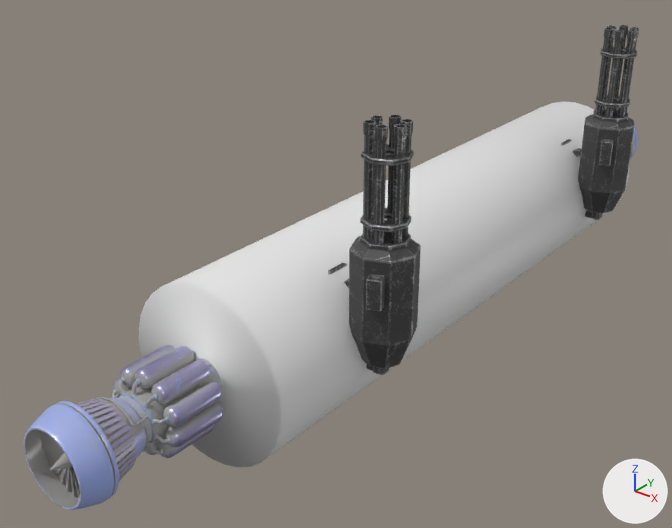
Two versions of the FBX model Assets/_Project/Models/PlayerShip.fbx, one commit apart.
Both versions are drawn from a camera (50 mm lens) standing at (5.91, -9.32, 5.04) and looking at (-0.62, -1.16, -0.01). The lights are fixed; the arrows at lower right show +X, +Y and +Z. Where no turn or scale is listed for an object, it has been applied to the vertices. Vertices at the same position are counted once.

Names of what the first picture shows: 'Cylinder', 'Cylinder.001', 'Cylinder.003', 'Ship Body.001', 'barrels.001', 'barrels.002', 'mg_arm.001', 'mg_arm.002', 'mg_barrels_sup.001', 'mg_barrels_sup.002', 'mg_base.001', 'mg_body.001', 'mg_body.002'.
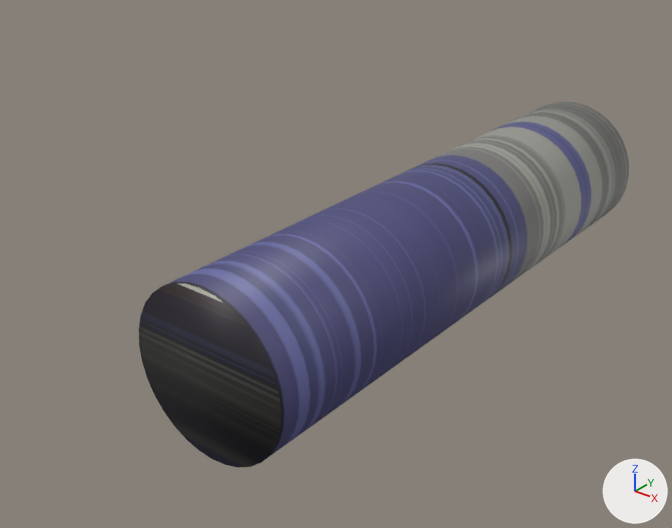
The newer file is also rescaled (x5.0), turned or shifted as a whole; pictures and numbers use the older file's frame.

The change, as JSON lines over the scene's bpy script:
```json
{"op": "add", "block": "img_panel_4_diffuse_jpg", "code": ["img_panel_4_diffuse_jpg = load_image('panel-4-diffuse.jpg', 'Textures and Materials/AlienHull2/panel-4-diffuse.jpg', 2048, 2048, 'sRGB')"]}
{"op": "add", "block": "mat_hullmetal", "code": ["mat_hullmetal = bpy.data.materials.new('HullMetal')", "# uses the picture img_panel_4_diffuse_jpg"]}
{"block": "me_cylinder_017", "where": "me_cylinder_017.from_pydata(...)  # 64 vertices, 34 faces; spans x -1.0..1.0, y -4.0..4.0, z -1.0..1.0"}
{"block": "me_cylinder_017", "where": "# used by ob_ship_body_001; location = (0.0, 0.0, 0.0)"}
{"op": "remove", "block": "me_cylinder_017", "code": "me_cylinder_017.materials.append(mat_procedural_scifi_alien_metal_green)  # white #e7e7e7"}
{"block": "me_cylinder_017", "change": "me_cylinder_017 part 1: its shading normals changed"}
{"op": "add", "block": "me_cylinder_017", "code": "me_cylinder_017.materials.append(mat_hullmetal)"}
{"op": "remove", "block": "ob_cylinder_003", "code": ["ob_cylinder_003 = bpy.data.objects.new('Cylinder.003', me_cylinder)", "ob_cylinder_003.parent = ob_right_engine", "ob_cylinder_003.location = (0.0, -0.387, 0.49)"]}
{"op": "remove", "block": "ob_mg_body_002", "code": ["ob_mg_body_002 = bpy.data.objects.new('mg_body.002', me_cylinder_010)", "ob_mg_body_002.location = (1.14, 2.6, 1.34)"]}
{"op": "remove", "block": "ob_mg_arm_001", "code": ["ob_mg_arm_001 = bpy.data.objects.new('mg_arm.001', me_cube_001)", "ob_mg_arm_001.location = (0.7, -2.6, -0.12)"]}
{"op": "remove", "block": "ob_cylinder_001", "code": ["ob_cylinder_001 = bpy.data.objects.new('Cylinder.001', me_cylinder_008)", "ob_cylinder_001.parent = ob_left_engine", "ob_cylinder_001.location = (0.0, 0.00997, 0.49)"]}
{"op": "remove", "block": "ob_barrels_002", "code": ["ob_barrels_002 = bpy.data.objects.new('barrels.002', me_cylinder_002)", "ob_barrels_002.location = (1.14, 2.6, 2.27)"]}
{"op": "remove", "block": "ob_mg_barrels_sup_001", "code": ["ob_mg_barrels_sup_001 = bpy.data.objects.new('mg_barrels_sup.001', me_cylinder_005)", "ob_mg_barrels_sup_001.location = (1.14, -2.6, 2.19)"]}
{"op": "remove", "block": "ob_mg_arm_002", "code": ["ob_mg_arm_002 = bpy.data.objects.new('mg_arm.002', me_cube_004)", "ob_mg_arm_002.location = (0.7, 2.6, -0.12)"]}
{"op": "remove", "block": "ob_mg_body_001", "code": ["ob_mg_body_001 = bpy.data.objects.new('mg_body.001', me_cylinder_009)", "ob_mg_body_001.location = (1.14, -2.6, 1.34)"]}
{"op": "remove", "block": "ob_cylinder", "code": ["ob_cylinder = bpy.data.objects.new('Cylinder', me_cylinder)", "ob_cylinder.parent = ob_left_engine", "ob_cylinder.location = (0.0, -0.387, 0.49)"]}
{"op": "remove", "block": "ob_mg_barrels_sup_002", "code": ["ob_mg_barrels_sup_002 = bpy.data.objects.new('mg_barrels_sup.002', me_cylinder_006)", "ob_mg_barrels_sup_002.location = (1.14, 2.6, 2.19)"]}
{"op": "remove", "block": "ob_mg_base_001", "code": ["ob_mg_base_001 = bpy.data.objects.new('mg_base.001', me_cube_005)", "ob_mg_base_001.location = (0.5, -2.6, 0.23)"]}
{"op": "remove", "block": "ob_barrels_001", "code": ["ob_barrels_001 = bpy.data.objects.new('barrels.001', me_cylinder_001)", "ob_barrels_001.location = (1.14, -2.6, 2.27)"]}
```

Location of each change, (x1, y1, x2, y2) in pixels of the pictures (672 x 528 px):
```json
{"object": "Ship Body.001", "change": "recoloured, shading changed", "before": [139, 102, 629, 467], "after": [139, 102, 629, 467]}
{"object": "Cylinder", "change": "deleted", "before": [24, 357, 222, 510]}
{"object": "mg_body.001", "change": "deleted", "before": [349, 231, 421, 369]}
{"object": "Cylinder.001", "change": "deleted", "before": [111, 345, 223, 458]}
{"object": "barrels.001", "change": "deleted", "before": [363, 114, 413, 244]}
{"object": "mg_body.002", "change": "deleted", "before": [578, 108, 634, 213]}
{"object": "barrels.002", "change": "deleted", "before": [595, 25, 639, 118]}
{"object": "mg_barrels_sup.001", "change": "deleted", "before": [360, 144, 414, 232]}
{"object": "mg_barrels_sup.002", "change": "deleted", "before": [594, 47, 637, 108]}
{"object": "mg_arm.002", "change": "deleted", "before": [572, 148, 603, 220]}
{"object": "mg_arm.001", "change": "deleted", "before": [344, 279, 389, 375]}
{"object": "Cylinder.003", "change": "deleted", "before": [630, 126, 638, 159]}
{"object": "mg_base.001", "change": "deleted", "before": [328, 263, 347, 275]}
```
